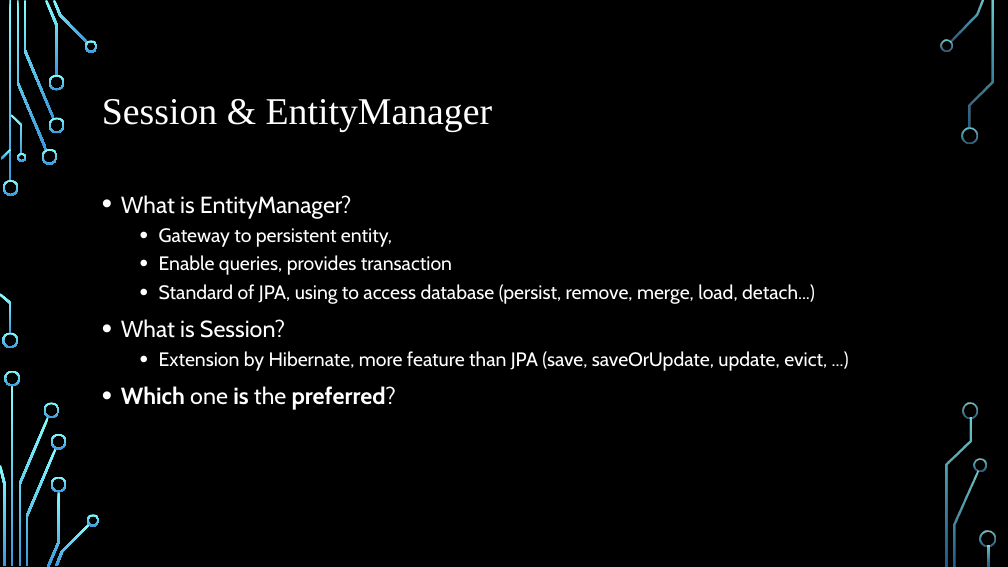
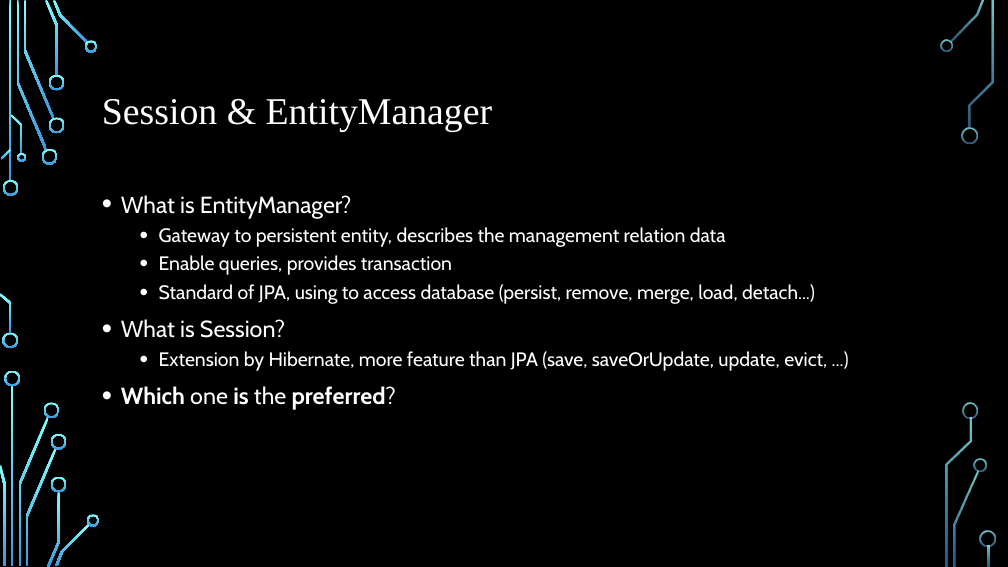
Before and after one commit to sanhdieux1/CodeWars, a slide deck: slide 3 of jpa-example/Sharing (JPA).pptx. Drawn at 1008x567 pixels with LibreOffice and Linux fonts; fonts in the diff are those of the drawing; background and template pictures are left out. Boxes give left, top, right and bottom in pixels: in the first picture for what was removed or moved away, otherwise in the second. Text is boxed around its words. In the diff, an @@ line names an element or a change of style, - is before the commit and + after.

```diff
--- a/jpa-example/Sharing (JPA).pptx
+++ b/jpa-example/Sharing (JPA).pptx
@@ text at (x1=159, y1=227, x2=726, y2=247): text changed @@
-  • Gateway to persistent entity,
+  • Gateway to persistent entity, describes the management relation data
```
Also in this commit, not shown: 3 other slides changed, 56 other files.
